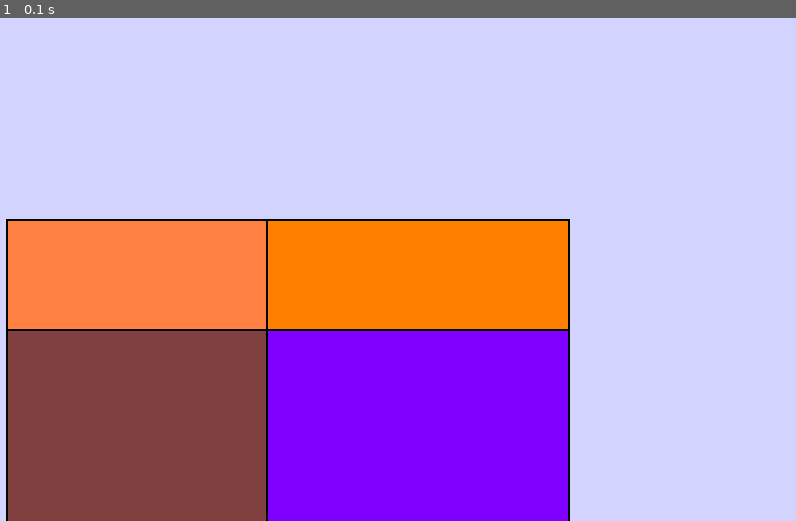
Above: before the commit, frame 1.
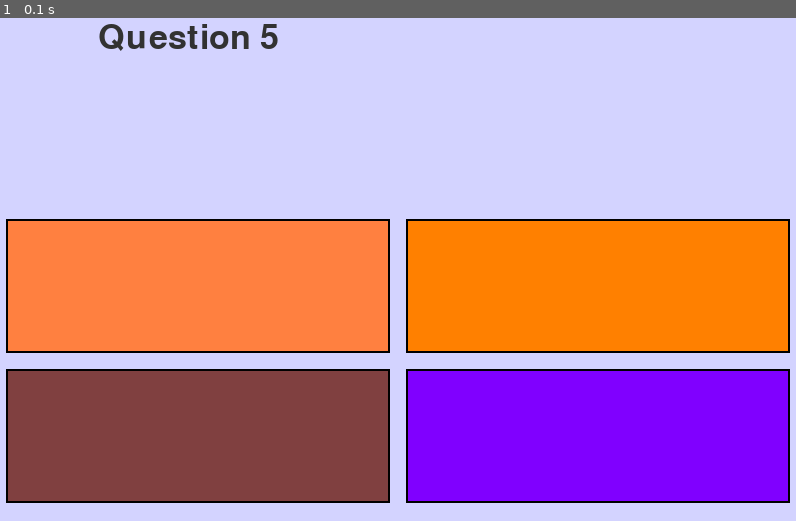
Above: after the commit, the same moment.

Repository: austinlopez/Python-Quiz
Game: pygame game, started from Pygame Quiz/Pygame_Quiz.py
The game is run twice, just before and just after one commit, with the same random seed, the same clock (stepped at 60 frames per second) and the same inputs.
Inputs:
- Up to frame 1 (0.1 s): no input

The runs differ from the first frame. In frame 1, 33% of the frame differs, in the area x 0-100%, y 1-100%.

Commit message:
3/16 commit

Diff:
--- a/Pygame Quiz/Pygame_Quiz.py
+++ b/Pygame Quiz/Pygame_Quiz.py
@@ -16,6 +16,10 @@
 IMAGE_DIR = '.\images'
 DATA_DIR = '.\data'
 BACKGROUND_COLOR = [211,211,255]#pygame.color.THECOLORS["grey"]
+ANSWER1_COLOR = []
+ANSWER2_COLOR = []
+ANSWER3_COLOR = []
+ANSWER4_COLOR = []
 
 BG_COLOR = [211,211,255]
 
@@ -59,8 +63,13 @@
 """
 
 class Block():
-
-    def __init__(self, name, color, x, y, width, height, outlineColor=[0]):
+    """
+        The actual block of the answer.
+        Consists of the function to draw the rectangle.
+
+    """
+
+    def __init__(self, name, x, y, width, height, color, outlineColor=[0]):
         self.name = name
         self.color = color
         #self.pos = pos
@@ -83,32 +92,52 @@
             return True
 
 class Answers(pygame.sprite.Sprite):
-
+    """
+        The Object for each answer
+        Takes in:
+            the screen
+            the question (name)
+            the x, y, width, and height of the box for the question
+            the color and outline color of the box
+        Functions:
+            create the Block
+    """
     def __init__(self,screen, name, x, y, width, height, color,bgColor=[0]):
         self.answerName = name
         pygame.sprite.Sprite.__init__(self)
         self.image = pygame.Surface([width, height])
+        self.x = x; self.y = y; self.width = width; self.height = height
         self.image.fill(color)
+        self.color = color
+        self.bgColor = bgColor
         self.screen = screen
 
-        self.rect = Block(self.answerName, color,x,y, 300, 300,bgColor)#, [255,0,0])
+        self.createAnswerBlock(self.answerName)
+
+        #self.rect = Block(self.answerName, x,y, self.width, self.height,color,bgColor)#, [255,0,0])
 
     def createAnswerBlock(self,answers):
-        answer1 = Block('answer1',[255,128,64],10,300,250,100,[0,0,0])
-        answer2 = Block('answer1',[255,128,0],270,300,250,100,[0,0,0])
-        answer3 = Block('answer1',[128,64,64],10,410,250,100,[0,0,0])
-        answer4 = Block('answer1',[128,0,255],270,410,250,100,[0,0,0])
-        answer1.draw(self.screen)
-        answer2.draw(self.screen)
-        answer3.draw(self.screen)
-        answer4.draw(self.screen)
-
-    def draw(self):
-        self.rect.draw(self.screen)
+        #Need to implement the text that goes into the block.
+        self.rect = Block(self.answerName, self.x,self.y, self.width, self.height,self.color,self.bgColor)#, [255,0,0])
+        pass
+
+    def draw(self, screen):
+        self.rect.draw(screen)
 
 
 class Question():
-
+    """
+        Start a question for the quiz
+        Takes in:
+            the screen being displayed to
+            the topic
+            the question
+            the answer choices
+            the correct answer
+        Functions:
+            create the aswer objects and store in a dictionary
+            check if the one clicked is correct
+    """
     def __init__(self, screen, topic, question, answers, correctAnswer):
         self.screen = screen
         self.topic = topic
@@ -121,29 +150,51 @@
         #print(topic,question,answers,correctAnswer)
 
     def createAnswers(self):
-        answerNum = 0
+        answerNum = 1
         for answer in self.answers:
-            if answerNum == 0:
-                self.answerBlocks[answerNum] = Answers(self.screen, answer, 10,300,250,100, [255,128,64], [0,0,0])
             if answerNum == 1:
-                self.answerBlocks[answerNum] = Answers(self.screen, answer, 270,300,250,100, [255,128,0], [0,0,0])
+                self.answerBlocks[answerNum] = Answers(self.screen, answer, 10,300,380,130, [255,128,64], [0,0,0])
             if answerNum == 2:
-                self.answerBlocks[answerNum] = Answers(self.screen, answer, 10,410,250,100, [128,64,64], [0,0,0])
+                self.answerBlocks[answerNum] = Answers(self.screen, answer, 410,300,380,130, [255,128,0], [0,0,0])
             if answerNum == 3:
-                self.answerBlocks[answerNum] = Answers(self.screen, answer, 270,410,250,100,[128,0,255], [0,0,0])
+                self.answerBlocks[answerNum] = Answers(self.screen, answer, 10,450,380,130, [128,64,64], [0,0,0])
+            if answerNum == 4:
+                self.answerBlocks[answerNum] = Answers(self.screen, answer, 410,450,380,130,[128,0,255], [0,0,0])
             #self.answerBlocks[answerNum] = Answers(self.screen, answer, 100,100,100,100,[0,0,0],[0,0,0])
             #self.answerBlocks[answerNum].createAnswerBlock(self.answers)
-            self.answerBlocks[answerNum].draw()
+            #self.answerBlocks[answerNum].draw()
             answerNum += 1
 
+    def drawAll(self):
+        for answers in self.answerBlocks:
+            self.answerBlocks[answers].draw(self.screen)
+
+    def whichOneClicked(self,x,y):
+        for answer in self.answerBlocks:
+            if self.answerBlocks[answer].rect.pointInBlock(x,y):
+                return answer
+
+
 
 class Quiz():
-
+    """
+        Start a quiz
+        Takes in:
+            the screen it is being displayed to
+            the file source for the questions
+        Functions:
+            select a random question from the ones remaining
+            remove a question from the ones left
+            initialize a question object, and set as the current question
+            keep track of the score
+
+    """
     def __init__(self, screen, source):
         self.screen = screen
-        quiz = QuestionReader.getQuestionAndAnswers('.\data','\questions.txt')
-        self.questions = quiz[0]
-        self.answerKey = quiz[1]
+         #questions, answers = QuestionReader.getQuestionAndAnswers('.\data','\questions.txt')
+        questions = QuestionReader.getQuestionAndAnswers('.\data','\questions.txt')
+        self.questions = questions[0]
+        self.answerKey = questions[1]
         #print(self.questions)
         #print(self.answerKey)
         self.answerNum = {}
@@ -151,15 +202,26 @@
         for questionName in self.questions:
             self.answerNum[questionNum] = questionName
             questionNum += 1
+        #print(self.answerNum)
+
+    def mainMenu(self):
+        pass
 
     def selectRandomQuestion(self):
-        self.currentQuestion = self.answerNum[random.randint(0,len(self.answerNum))]
+        #self.currentQuestion = self.answerNum[random.randint(0,len(self.answerNum))]
+        #print(self.currentQuestion)
+        choice = random.choice(list(self.answerNum.keys()))
+        print(choice)
+        print(self.answerNum[choice])
+        self.currentQuestion = self.answerNum[choice]
         print(self.currentQuestion)
         #return self.currentQuestion
 
     def initializeQuestion(self):
         self.currentQuestion = Question(self.screen, 'Something', self.currentQuestion, self.questions[self.currentQuestion],self.answerKey[self.currentQuestion])
         self.currentQuestion.createAnswers()
+        self.currentQuestion.drawAll()
+        text_to_screen(self.screen,self.currentQuestion.question,100,100)
 
 """
     Main Game Code
@@ -190,6 +252,7 @@
                 print(pos)
                 #answer1.rect.pointInBlock(pos[0],pos[1])
                 #answer2.rect.pointInBlock(pos[0],pos[1])
+                currentQuiz.currentQuestion.whichOneClicked(pos[0],pos[1])
 
             if event.type == pygame.QUIT:
                 pygame.quit(); sys.exit()
